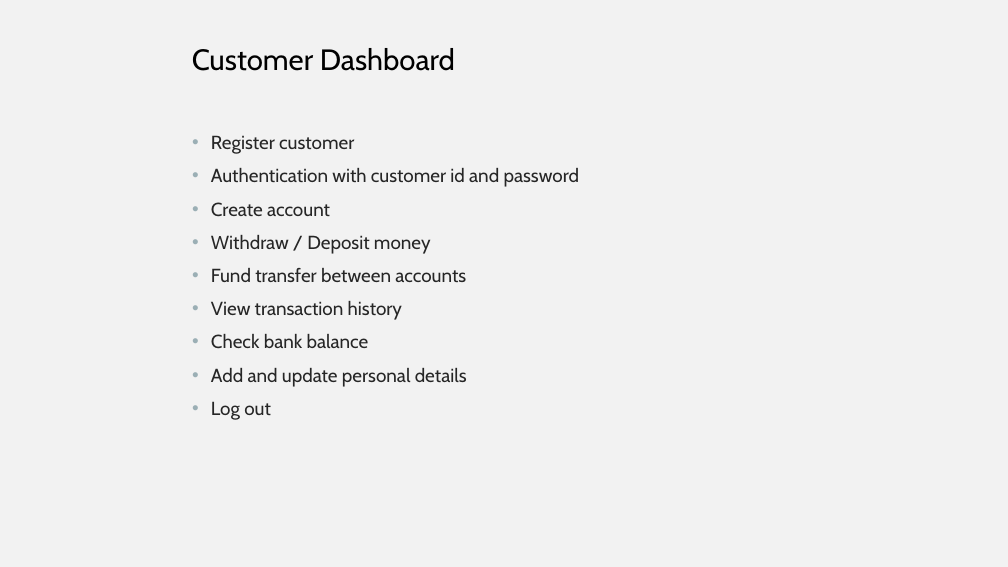
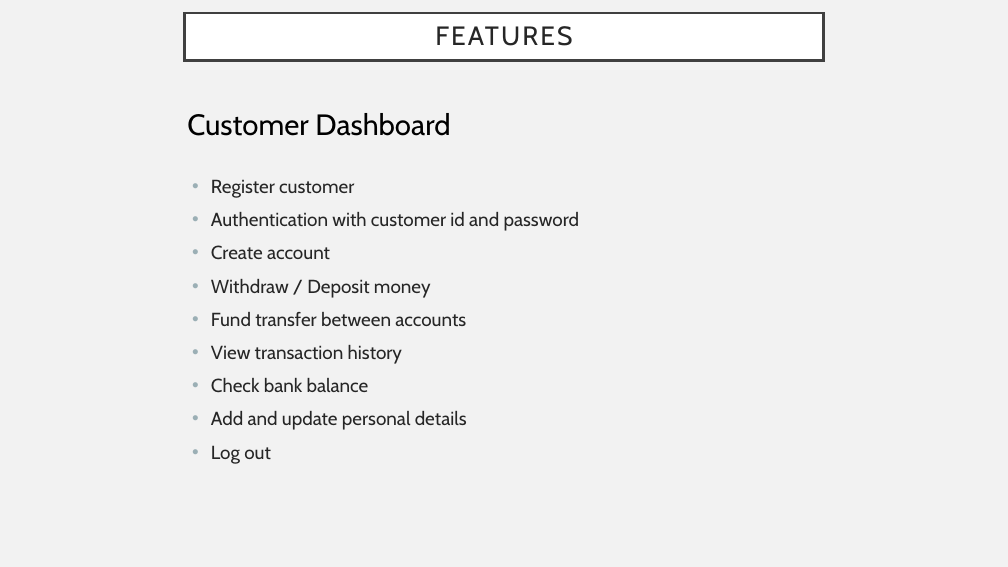
Before and after one commit to Soham182001/bank-app, a slide deck: slide 3 of presentation/Batch 5_Team 5.pptx (slide 4 before the commit). Drawn at 1008x567 pixels with LibreOffice and Linux fonts; fonts in the diff are those of the drawing. Boxes give left, top, right and bottom in pixels: in the first picture for what was removed or moved away, otherwise in the second. Text is boxed around its words. In the diff, an @@ line names an element or a change of style, - is before the commit and + after.

```diff
--- a/presentation/Batch 5_Team 5.pptx
+++ b/presentation/Batch 5_Team 5.pptx
@@ title added at <box>185,13,823,60</box>, fill #FFFFFF, outline #404040 2.5 pt, 25.2 pt, text #262626 @@
+FEATURES
@@ text "Customer Dashboard": place and size @@
-text "Customer Dashboard" at <box>192,48,455,71</box>
+text "Customer Dashboard" at <box>187,113,450,136</box>
@@ text "Register customer": place and size @@
-text "Register customer" at <box>211,135,580,420</box>
+text "Register customer" at <box>211,179,580,464</box>
```
Also in this commit, not shown: 5 other slides changed, 9 slides removed.
